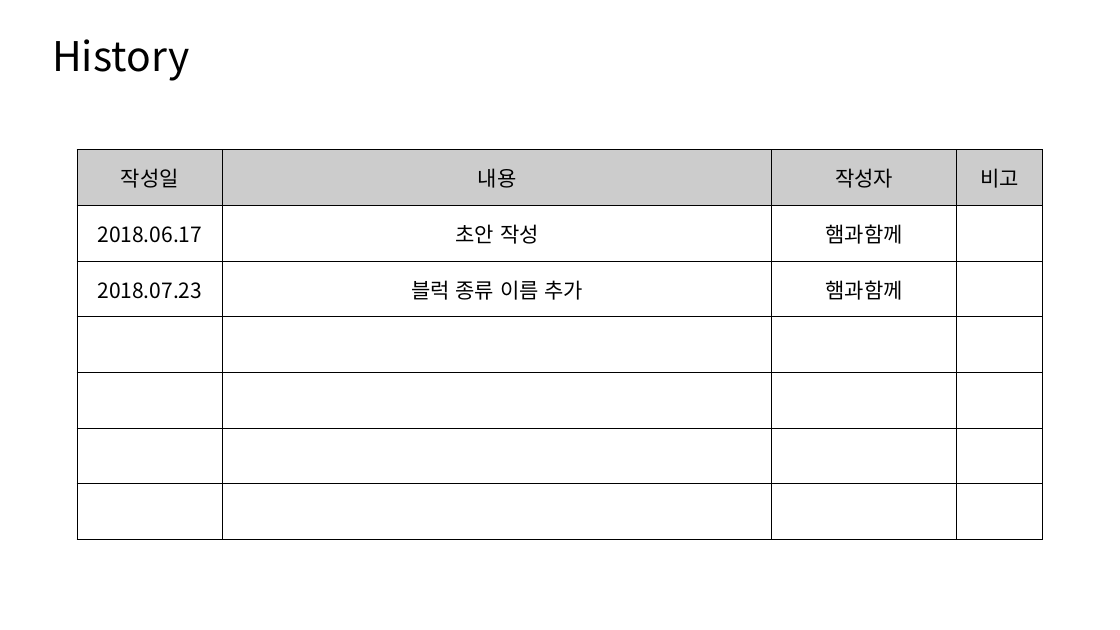
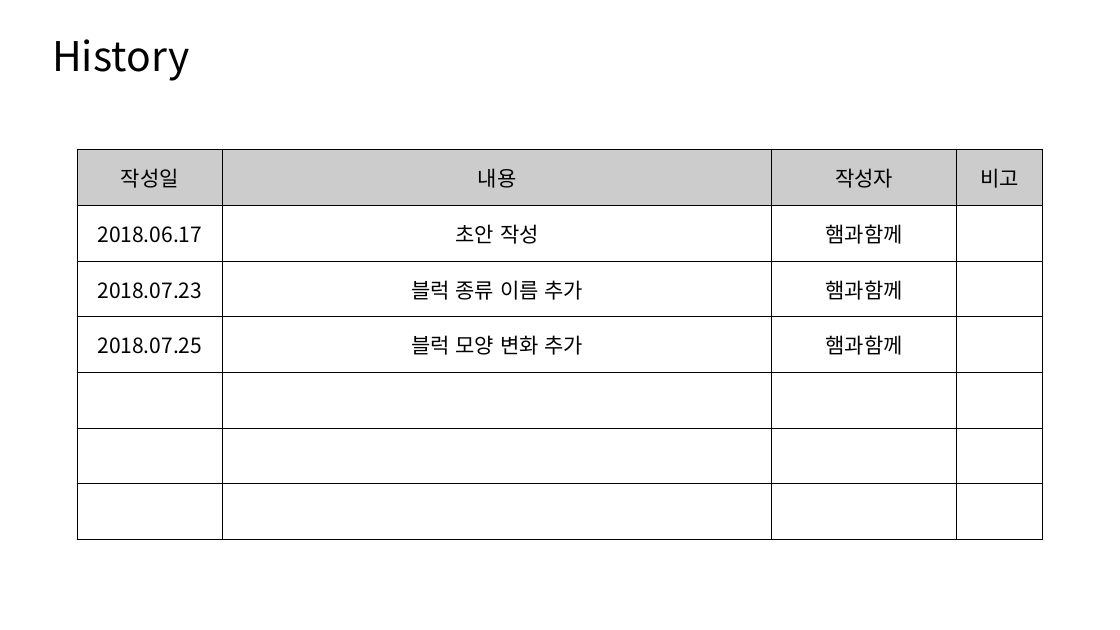
Before and after one commit to fpdjsns/Tetris, a slide deck: slide 2 of Document/Tetris plan.pptx. Drawn at 1120x630 pixels with LibreOffice and Linux fonts; fonts in the diff are those of the drawing. Boxes give left, top, right and bottom in pixels: in the first picture for what was removed or moved away, otherwise in the second. Text is boxed around its words. In the diff, an @@ line names an element or a change of style, - is before the commit and + after.

```diff
--- a/Document/Tetris plan.pptx
+++ b/Document/Tetris plan.pptx
@@ table at (77, 150, 1044, 540) @@
+row 4: 2018.07.25 | 블럭 모양 변화 추가 | 햄과함께 | 
-row 7:  |  |  | 
```
Also in this commit, not shown: 7 slides added.
